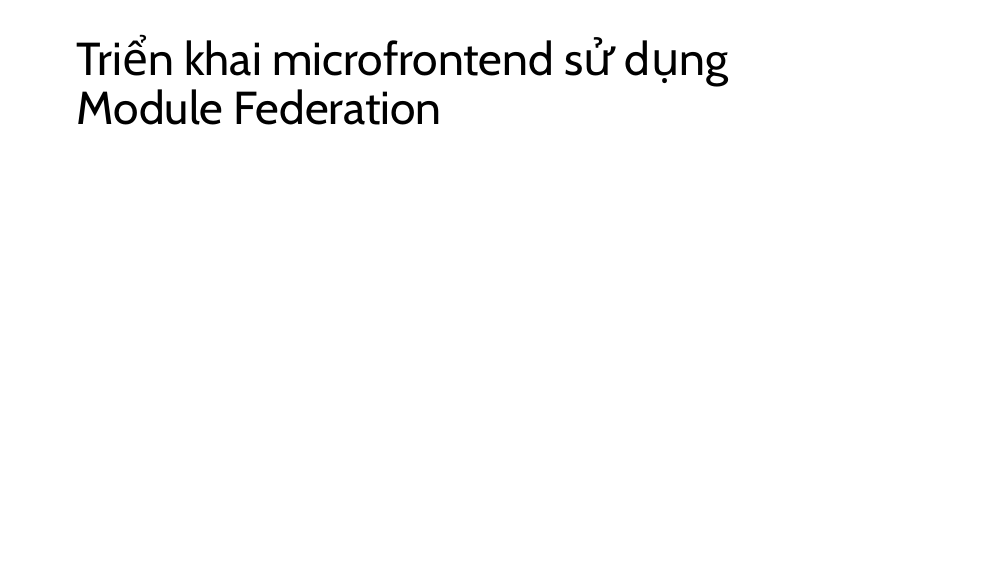
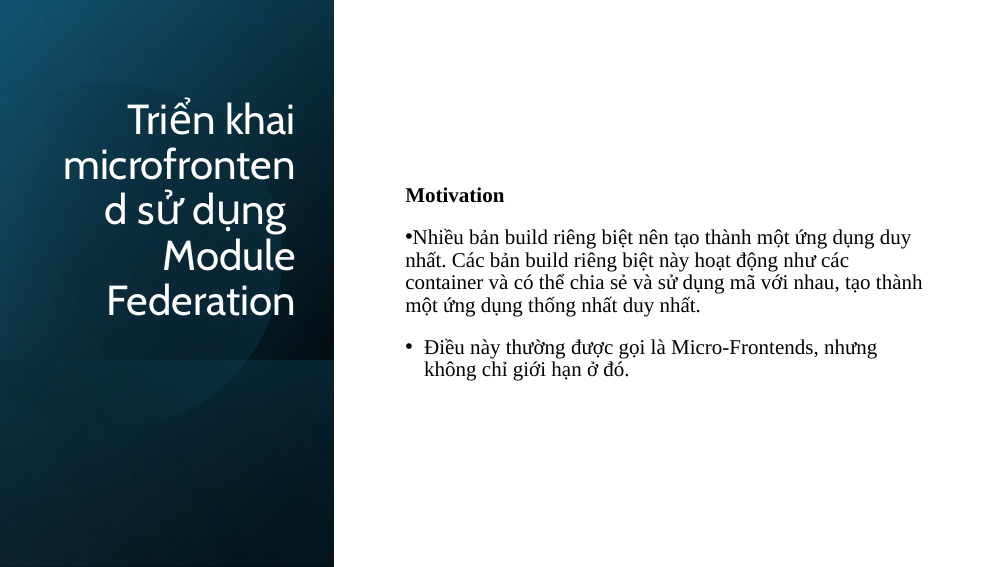
Before and after one commit to HuiiTran/Seminar-about-modern-problem, a slide deck: slide 8 of Tài liệu/SlideBaoCao.pptx (slide 4 before the commit). Drawn at 1008x567 pixels with LibreOffice and Linux fonts; fonts in the diff are those of the drawing. Boxes give left, top, right and bottom in pixels: in the first picture for what was removed or moved away, otherwise in the second. Text is boxed around its words. In the diff, an @@ line names an element or a change of style, - is before the commit and + after.

Commit message:
Điều chỉnh cuối

```diff
--- a/Tài liệu/SlideBaoCao.pptx
+++ b/Tài liệu/SlideBaoCao.pptx
@@ rectangle added at [0, 0, 1008, 567], fill #FFFFFF @@
@@ rectangle added at [0, 0, 334, 567], fill gradient #000000 to #104862 @@
@@ rectangle added at [0, 1, 334, 567], fill gradient #000000 to #156082 @@
@@ rectangle added at [0, 0, 334, 566], fill gradient #000000 to #46B1E1 @@
@@ freeform shape added at [0, 42, 323, 464], fill gradient #000000 to #156082 @@
@@ title "Triển khai microfrontend sử dụng ...": place and size @@
-title "Triển khai microfrontend sử dụng ..." at [77, 40, 554, 125]
+title "Triển khai microfrontend sử dụng ..." at [107, 102, 296, 316]
@@ title "Triển khai microfrontend sử dụng ..." at [107, 102, 296, 316]: size 44 to 40 pt, text colour #000000 to #FFFFFF; alignment left to right; vertical alignment middle to bottom @@
@@ text added at [405, 187, 923, 381], 20 pt, text #000000 @@
+Motivation
+• Nhiều bản build riêng biệt nên tạo thành một ứng dụng duy nhất. Các bản build riêng biệt này hoạt động như các container và có thể chia sẻ và sử dụng mã với nhau, tạo thành một ứng dụng thống nhất duy nhất.
+• Điều này thường được gọi là Micro-Frontends, nhưng không chỉ giới hạn ở đó.
@@ rectangle added at [0, 360, 334, 567], fill gradient #156082 to #000000 @@
```
Also in this commit, not shown: 1 other slide changed, 21 slides added, 3 slides removed, 1 other file.
